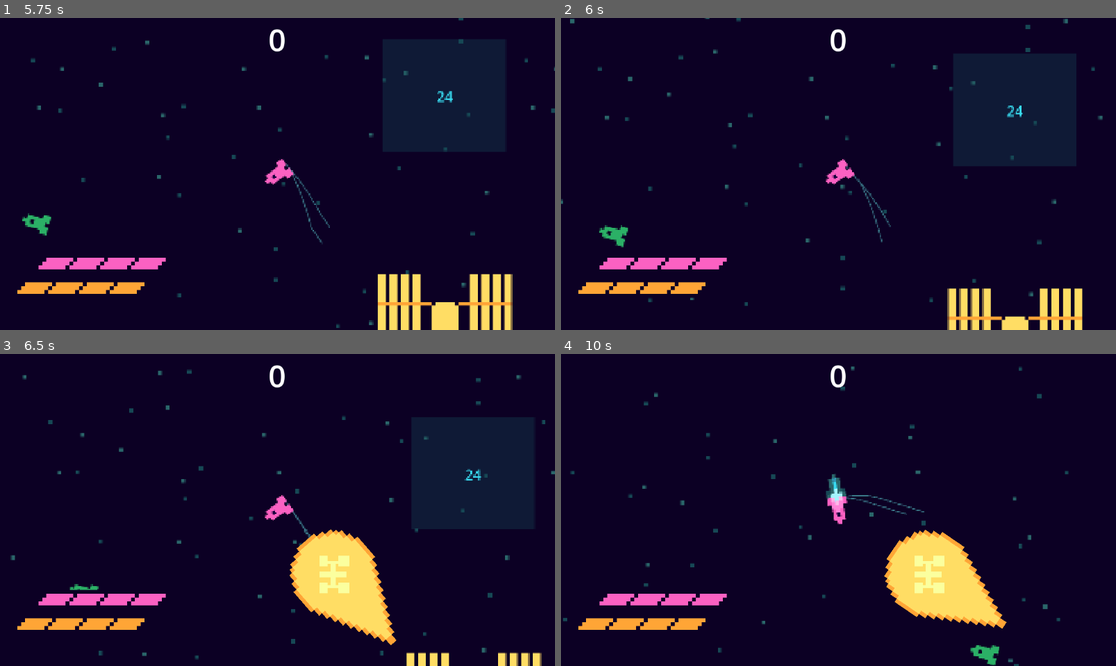
Above: before the commit, frames 1-4 (two rows, left to right).
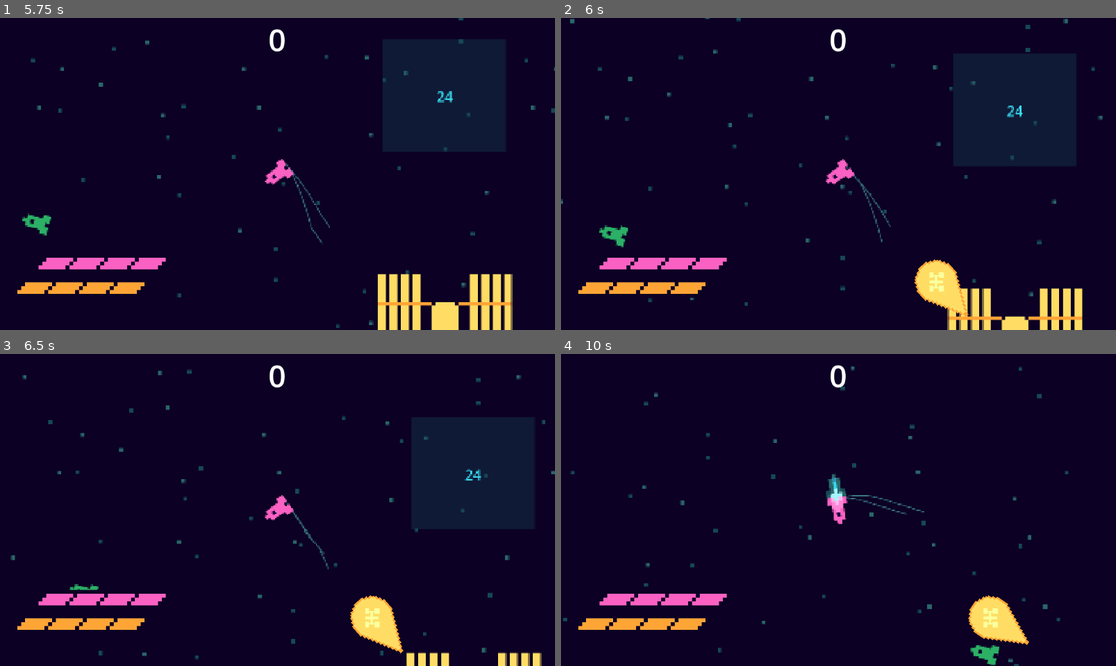
Above: after the commit, the same moments.

Repository: Salkin-Niklas/exgat
Game: Godot game, scene res://scenes/world.tscn
Same seed, same stepped clock (60 frames per second), same inputs: the game is played once before the commit and once after it.
Inputs:
- Up to frame 1 (5.75 s): tap Enter at 0.5 s; hold W (Boost) 0.53-1.28 s; tap Space (TractorBeam) at 1.35, 4.35 s; hold A (TurnL) 2.03-2.78 s; tap D (TurnR) at 2.85 s; hold W (Boost) 3.53-4.28 s; hold A (TurnL) from 5.03 s (still down)
- Up to frame 2 (6 s): release A (TurnL) at 5.78 s; tap D (TurnR) at 5.85 s
- Up to frame 3 (6.5 s): no input
- Up to frame 4 (10 s): hold W (Boost) 6.53-7.28 s; tap Space (TractorBeam) at 7.35 s; hold A (TurnL) 8.03-8.78 s; tap D (TurnR) at 8.85 s; hold W (Boost) from 9.53 s (still down)

Frame 1 is identical in both runs. In frame 2, 1.0% of the frame differs, in the area x 63-74%, y 77-96%; in frame 3, 4.1%; in frame 4, 4.8%, in the area x 58-85%, y 56-94%.

Commit message:
UPDATE: Pointer size

Diff:
--- a/scenes/world.tscn
+++ b/scenes/world.tscn
@@ -245,8 +245,7 @@
 [node name="station_direction" type="Control" parent="GUI"]
 layout_mode = 3
 anchors_preset = 0
-offset_right = 40.0
-offset_bottom = 40.0
+scale = Vector2(0.5, 0.5)
 
 [node name="Sprite2D" type="Sprite2D" parent="GUI/station_direction"]
 texture = ExtResource("9_jhx03")
--- a/scripts/world.gd
+++ b/scripts/world.gd
@@ -12,27 +12,27 @@
 	var b :float = player.global_position.y - m*player.global_position.x
 	var y: float = 0
 	if Vector2.UP.dot(dir)>0:
-		y = player.global_position.y -viewport_rect.y/2+190
+		y = player.global_position.y -viewport_rect.y/2+100
 	else:
-		y = player.global_position.y +viewport_rect.y/2-190
+		y = player.global_position.y +viewport_rect.y/2-100
 	var x: float = 0
 	if Vector2.RIGHT.dot(dir)>0:
-		x = player.global_position.x +viewport_rect.x/2-190
+		x = player.global_position.x +viewport_rect.x/2-100
 	else:
-		x = player.global_position.x -viewport_rect.x/2+190
+		x = player.global_position.x -viewport_rect.x/2+100
 
 	var pos: Vector2
 	pos = Vector2((y-b)/m,y)
 	if is_nan(pos.x):
 		pos.x = 0
-	var bb: Rect2 = Rect2(player.global_position.x -viewport_rect.x/2+190, player.global_position.y -viewport_rect.y/2+190, viewport_rect.x-379, viewport_rect.y-379)
+	var bb: Rect2 = Rect2(player.global_position.x -viewport_rect.x/2+100, player.global_position.y -viewport_rect.y/2+100, viewport_rect.x-199, viewport_rect.y-199)
 	if !bb.has_point(pos):
 		pos = Vector2(x,m*x+b)
 
 	$GUI/station_direction.position = $GUI/station_direction.position.lerp(pos-player.global_position+viewport_rect/2, delta*4)
 	$GUI/station_direction/Sprite2D.rotation = (pos-player.global_position).bounce(Vector2.RIGHT).angle_to(Vector2.UP)
 
-	if (pos-player.global_position).length()>(dir.length()-380):
+	if (pos-player.global_position).length()>(dir.length()-250):
 		$GUI/station_direction.hide()
 	else:
 		$GUI/station_direction.show()
